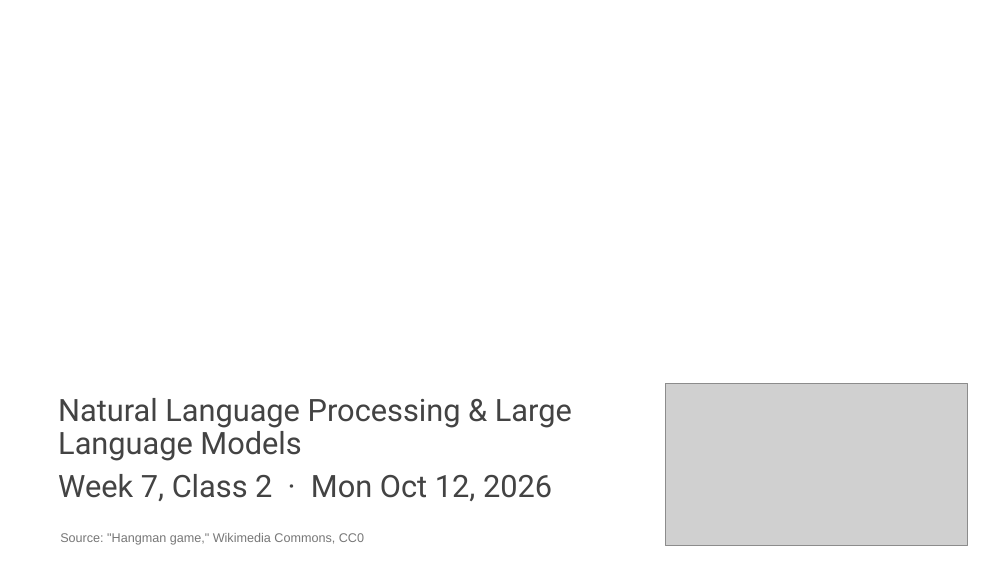
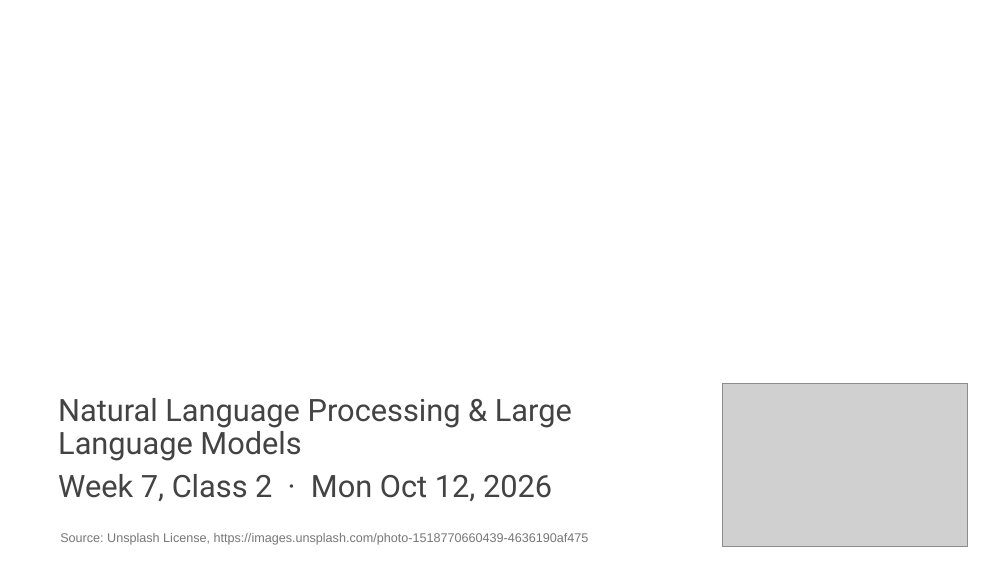
Before and after one commit to edavalosanaya/CSCI3495_NLP_LLMs_Student, a slide deck: slide 1 of weeks/week-07/class-02/lecture/slides.pptx. Drawn at 1008x567 pixels with LibreOffice and Linux fonts; fonts in the diff are those of the drawing; grey boxes stand for pictures; background and template pictures are left out. Boxes give left, top, right and bottom in pixels: in the first picture for what was removed or moved away, otherwise in the second. Text is boxed around its words. In the diff, an @@ line names an element or a change of style, - is before the commit and + after.

Commit message:
Publish course materials (08e4b03)
Generated by scripts/publish_student.py from the source repository at 08e4b03: "Week 7 rebuilt: BERT on paper, then BERT in code, and no ELMo"

```diff
--- a/weeks/week-07/class-02/lecture/slides.pptx
+++ b/weeks/week-07/class-02/lecture/slides.pptx
@@ picture: place and size @@
-picture at box(665, 383, 968, 545)
+picture at box(723, 383, 968, 546)
@@ text at box(60, 533, 589, 545): text changed @@
-Source: "Hangman game," Wikimedia Commons, CC0
+Source: Unsplash License, https://images.unsplash.com/photo-1518770660439-4636190af475
```
Also in this commit, not shown: 2 other slides changed, 4 slides added, 17 slides removed, 22 other files.
